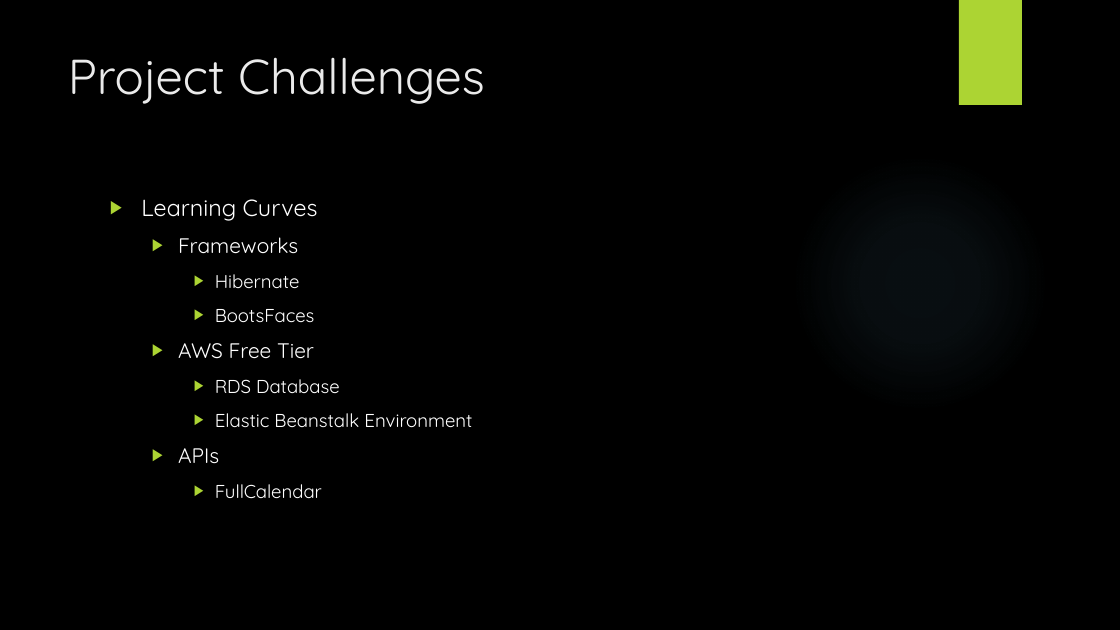
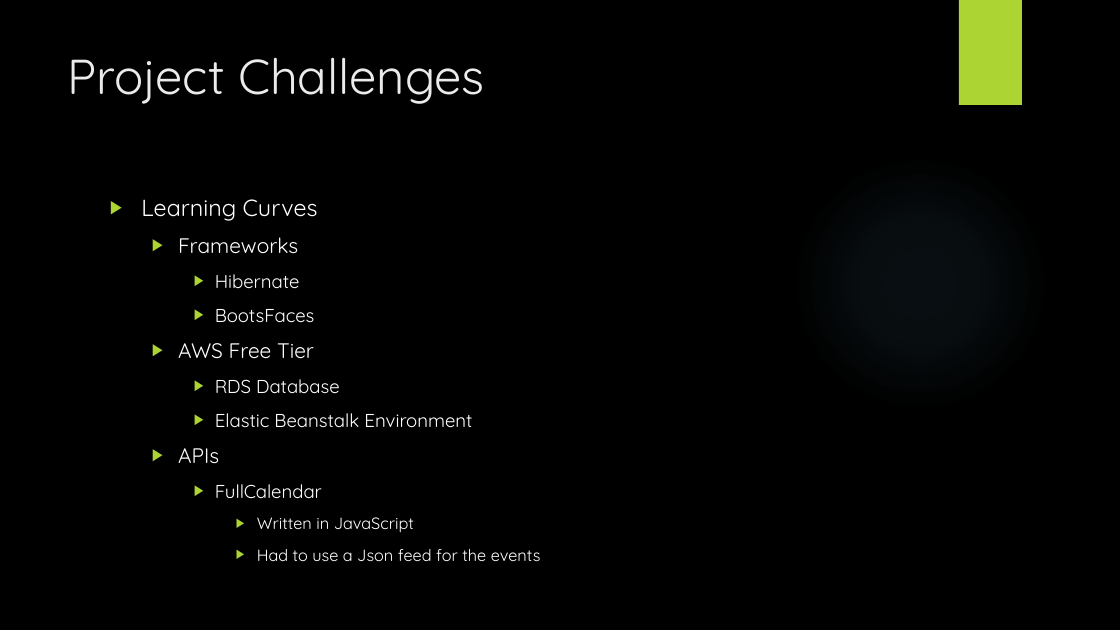
Before and after one commit to TheBrokenTheory/CapstoneProject2019, a slide deck: slide 10 of Documentation/BetaPresentation.pptx. Drawn at 1120x630 pixels with LibreOffice and Linux fonts; fonts in the diff are those of the drawing; background and template pictures are left out. Boxes give left, top, right and bottom in pixels: in the first picture for what was removed or moved away, otherwise in the second. Text is boxed around its words. In the diff, an @@ line names an element or a change of style, - is before the commit and + after.

```diff
--- a/Documentation/BetaPresentation.pptx
+++ b/Documentation/BetaPresentation.pptx
@@ text at [257, 517, 541, 561]: paragraphs added @@
+      ▶ Written in JavaScript
+      ▶ Had to use a Json feed for the events
```
Also in this commit, not shown: 3 other slides changed, 2 slides added, 2 slides removed.
